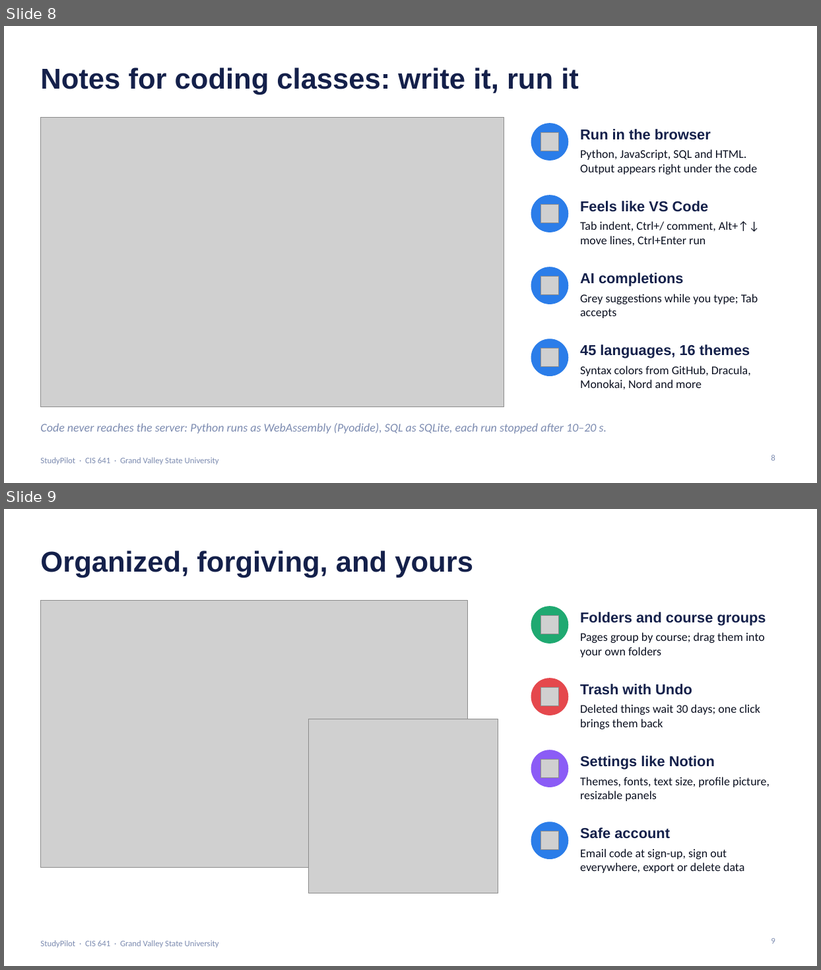
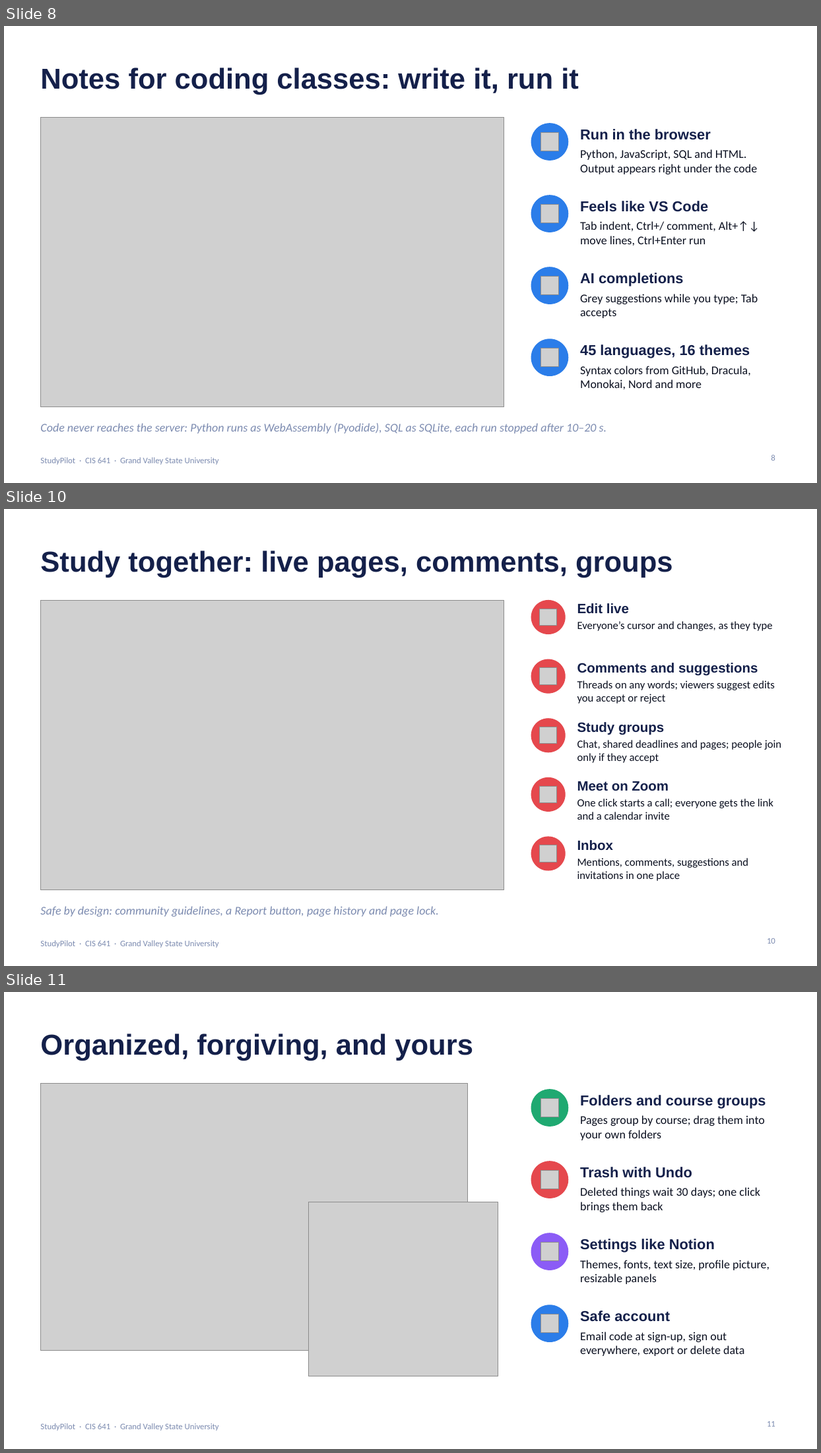
Before and after one commit to alibelhrak/GVSU-CIS641-AIStudyAssistant, a slide deck: docs/StudyPilot_Presentation.pptx. Shown one above the other, each under a label of ours: slides 8 and 9 before the commit, slides 8, 10 and 11 after it; the slides between them are not shown. The pictures are 821x970 and 821x1453 pixels, drawn with LibreOffice and Linux fonts; fonts in the diff are those of the drawing; grey boxes stand for pictures; background and template pictures are left out. Boxes give left, top, right and bottom in pixels: in the first picture for what was removed or moved away, otherwise in the second. Text is boxed around its words. In the diff, an @@ line names an element or a change of style, - is before the commit and + after.

Commit message:
Welcome page: databases and study together; updated presentation

```diff
--- a/docs/StudyPilot_Presentation.pptx
+++ b/docs/StudyPilot_Presentation.pptx
@@ slide 10 added at box(4, 509, 817, 966), background picture (left out); not listed: 1 template element that a slide beside it also shows @@
@@ title added at box(40, 551, 673, 578), 34 pt, text #14204A, bold @@
+Study together: live pages, comments, groups
@@ picture added at box(40, 601, 504, 890) @@
@@ ellipse added at box(531, 601, 565, 634), fill #E5484D, outline #E5484D 1 pt @@
@@ text added at box(578, 603, 629, 614), 16 pt, text #14204A, bold @@
+Edit live
@@ picture added at box(540, 609, 557, 626) @@
@@ text added at box(578, 621, 773, 631), 13 pt, text #0B1020 @@
+Everyone’s cursor and changes, as they type
@@ ellipse added at box(531, 659, 565, 693), fill #E5484D, outline #E5484D 1 pt @@
@@ text added at box(578, 663, 758, 676), 16 pt, text #14204A, bold @@
+Comments and suggestions
@@ picture added at box(540, 668, 557, 685) @@
@@ text added at box(578, 681, 775, 704), 13 pt, text #0B1020 @@
+Threads on any words; viewers suggest edits you accept or reject
@@ ellipse added at box(531, 719, 565, 753), fill #E5484D, outline #E5484D 1 pt @@
@@ text added at box(578, 722, 664, 735), 16 pt, text #14204A, bold @@
+Study groups
@@ picture added at box(540, 727, 557, 745) @@
@@ text added at box(578, 740, 781, 763), 13 pt, text #0B1020 @@
+Chat, shared deadlines and pages; people join only if they accept
@@ ellipse added at box(531, 778, 565, 811), fill #E5484D, outline #E5484D 1 pt @@
@@ text added at box(578, 782, 669, 791), 16 pt, text #14204A, bold @@
+Meet on Zoom
@@ picture added at box(540, 787, 557, 803) @@
@@ text added at box(578, 799, 774, 820), 13 pt, text #0B1020 @@
+One click starts a call; everyone gets the link and a calendar invite
@@ ellipse added at box(531, 837, 565, 871), fill #E5484D, outline #E5484D 1 pt @@
@@ text added at box(578, 840, 614, 851), 16 pt, text #14204A, bold @@
+Inbox
@@ picture added at box(540, 846, 557, 863) @@
@@ text added at box(578, 858, 749, 881), 13 pt, text #0B1020 @@
+Mentions, comments, suggestions and invitations in one place
@@ text added at box(40, 906, 439, 917), 14 pt, text #7C8BB0, italic @@
+Safe by design: community guidelines, a Report button, page history and page lock.
@@ page number added at box(767, 939, 776, 944), 10 pt, text #7C8BB0 @@
+10
@@ what was slide 9 is now slide 11 @@
@@ page number at box(767, 1422, 776, 1427): text changed @@
-9
+11
```
Also in this commit, not shown: 5 slides changed, 1 other slide added, 7 other files.
